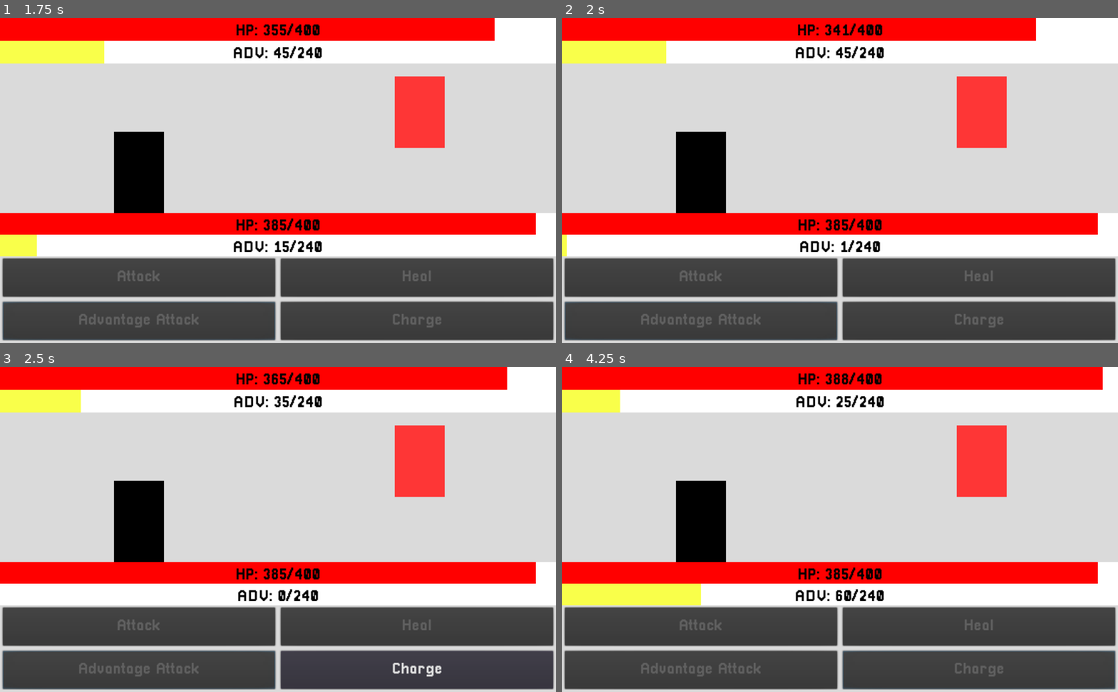
Above: before the commit, frames 1-4 (two rows, left to right).
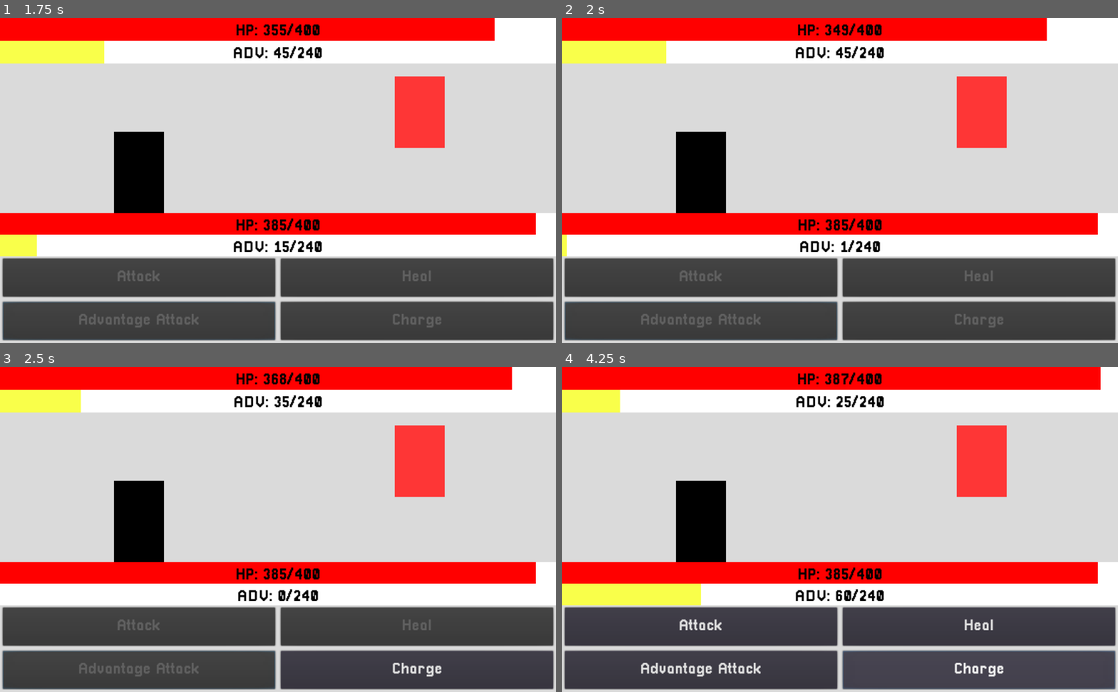
Above: after the commit, the same moments.

Repository: ArtlessAvian/kind-opponent
Game: Godot game, scene res://gameingame/BattleWView.tscn
Same seed, same stepped clock (60 frames per second), same inputs: the game is played once before the commit and once after it.
Inputs:
- Up to frame 1 (1.75 s): click "Attack" at 0.5 s; click "Advantage Attack" at 1.25 s
- Up to frame 2 (2 s): no input
- Up to frame 3 (2.5 s): no input
- Up to frame 4 (4.25 s): click "Charge" at 2.75 s

Frame 1 is identical in both runs. In frame 2, 0.3% of the frame differs, in the area x 50-88%, y 0-8%; in frame 3, less than 0.1%; in frame 4, 1.0%, in the area x 14-98%, y 0-96%.

Commit message:
stuff

Diff:
--- a/gameingame/moves/AdvantageAttack.gd
+++ b/gameingame/moves/AdvantageAttack.gd
@@ -1,10 +1,10 @@
 extends Node
 
-export (int) var damage = 10
+export (float, 0, 2) var efficiency = 0.8
 export (float, 0, 2) var regen = 0.03
 
 func run(user, opponent):
-	opponent.take_damage(user.advantage)
+	opponent.take_damage(user.advantage * efficiency)
 	user.advantage = 0
 	user.get_healed(regen * (user.max_health - user._health))
 
--- a/gameingame/moves/Charge.gd
+++ b/gameingame/moves/Charge.gd
@@ -1,8 +1,9 @@
 extends Node
 
+export (int, 0, 400) var charge = 60
 
 func run(user, opponent):
-	user.advantage += 60
+	user.advantage += charge
 	if user.advantage > user.max_adv:
 		user.advantage = user.max_adv
 
--- a/gameingame/viewintegration/Button.gd
+++ b/gameingame/viewintegration/Button.gd
@@ -13,5 +13,5 @@
 	self.text = move.name
 
 func _process(delta):\
-	self.disabled = not move.available(player) or player.get_parent().turn_state != null
+	self.disabled = not move.available(player) or player.is_dead() or player.get_parent().turn_state != null
 	# ----------------------------------------------------------------- the battle. ^^^^^^^^^^^^ nice
